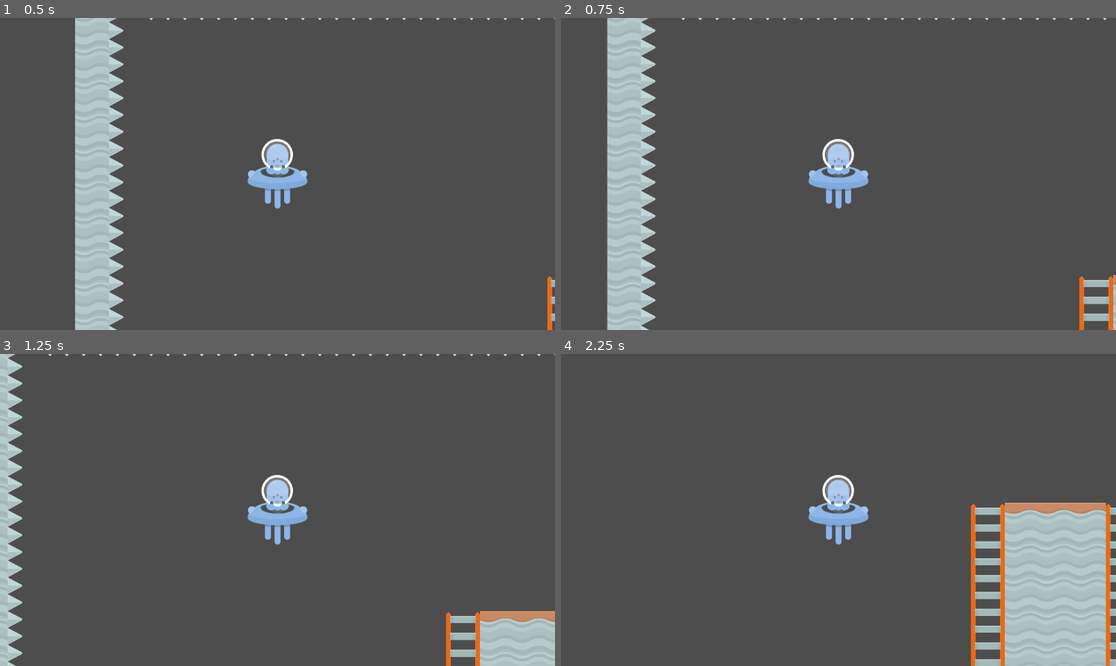
Above: before the commit, frames 1-4 (two rows, left to right).
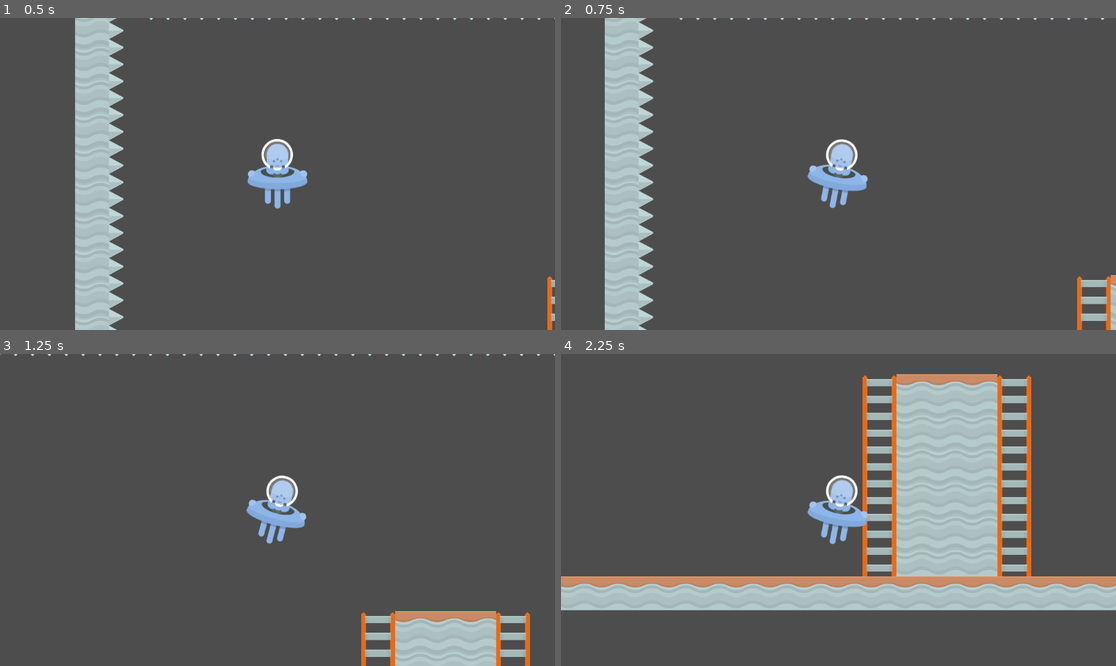
Above: after the commit, the same moments.

Repository: PabloValentin94/Arte_2D_Godot
Game: Godot game, scene res://world.tscn
The game is run twice, just before and just after one commit, with the same random seed, the same clock (stepped at 60 frames per second) and the same inputs.
Inputs:
- Up to frame 1 (0.5 s): no input
- Up to frame 2 (0.75 s): tap Enter at 0.5 s; hold Right (ui_right) from 0.53 s (still down)
- Up to frame 3 (1.25 s): keep holding Right (ui_right)
- Up to frame 4 (2.25 s): release Right (ui_right) at 1.28 s; hold Down (ui_down) 1.28-2.03 s; hold Right (ui_right) from 2.03 s (still down)

Frame 1 is identical in both runs. In frame 2, 2.4% of the frame differs, in the area x 7-100%, y 0-100%; in frame 3, 8.7%; in frame 4, 34%, in the area x 0-100%, y 6-100%.

Commit message:
Adicionando alguns detalhes à movimentação do personagem.

Diff:
--- a/scripts/player.gd
+++ b/scripts/player.gd
@@ -1,6 +1,22 @@
 extends CharacterBody2D
 
-const movement_speed = 300.0
+@export_range(1, 10) var movement_speed = 3
+@export_range(0, 1) var suavization = 0.9
+
+# Atribuíndo um Sprite2D a uma variável, quando ele for
+# disponibilizado para uso pelo Godot.
+
+# Atribuíndo pelo caminho desde a raíz (Neste caso, a
+# raíz é o Node "Jogador".):
+
+# @onready var player: Sprite2D = $Corpo/Personagem
+
+# Atribuíndo por um nome único (O Godot irá procurar
+# por um Node com o nome "Personagem". A hierarquia de Nodes
+# não é levada em conta, neste caso. Só utilize caso não haja
+# duplicidade de nomes.):
+
+@onready var player: Sprite2D = %Personagem
 
 func _ready() -> void:
 
@@ -8,10 +24,25 @@
 
 	print(Input.get_vector("ui_left", "ui_right", "ui_up", "ui_down"))
 
-func _physics_process(_delta) -> void:
+func _physics_process(_delta: float) -> void:
 
 	var direction = Input.get_vector("ui_left", "ui_right", "ui_up", "ui_down")
 
-	velocity = direction * movement_speed
+	var target_speed = direction * (movement_speed * 100)
+
+	# Suavizando a alternância de velocidade do personagem.
+
+	velocity = lerp(target_speed, velocity, suavization)
+
+	# Função interna do Godot, sendo uma das coisas responsáveis
+	# por fazer com que a física do corpo do personagem funcione
+	# corretamente.
 
 	move_and_slide()
+
+	# Fazendo com que o personagem se incline horizontalmente,
+	# de forma suave, em 15 graus ao se movimentar.
+
+	var target_inclination = direction.x * 15
+
+	player.rotation_degrees = lerp(target_inclination, player.rotation_degrees, suavization)
--- a/world.tscn
+++ b/world.tscn
@@ -21,11 +21,13 @@
 
 [node name="Jogador" type="CharacterBody2D" parent="."]
 script = ExtResource("2_pq277")
+movement_speed = 7
 
 [node name="Corpo" type="CollisionShape2D" parent="Jogador"]
 shape = SubResource("CircleShape2D_rrvwx")
 
 [node name="Personagem" type="Sprite2D" parent="Jogador/Corpo"]
+unique_name_in_owner = true
 texture = ExtResource("3_4l00a")
 
 [node name="Enquadramento" type="Camera2D" parent="Jogador"]
